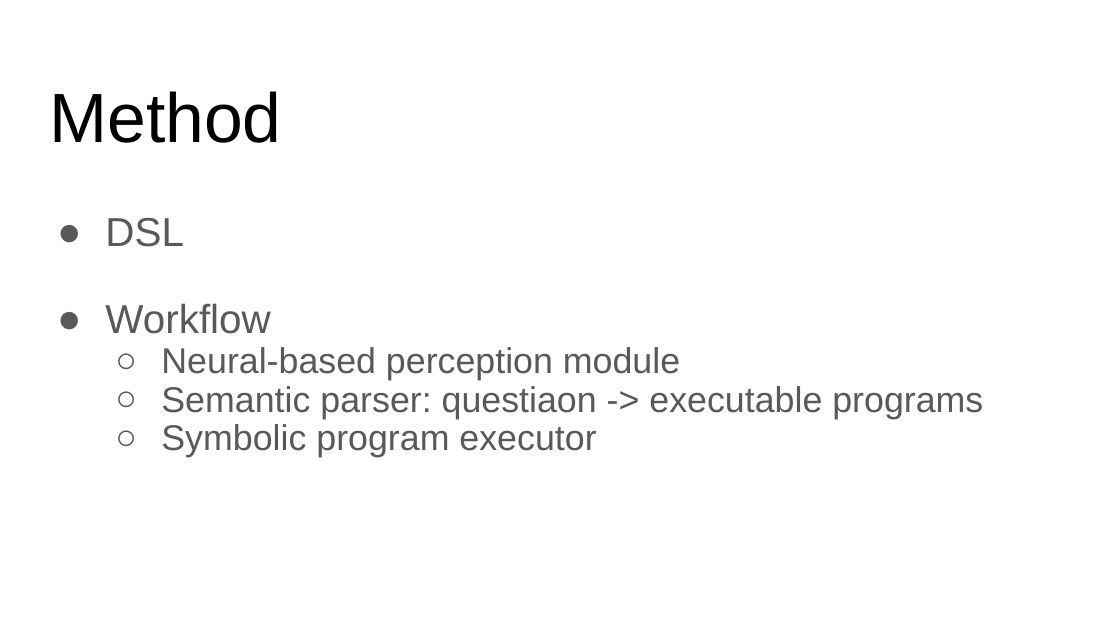
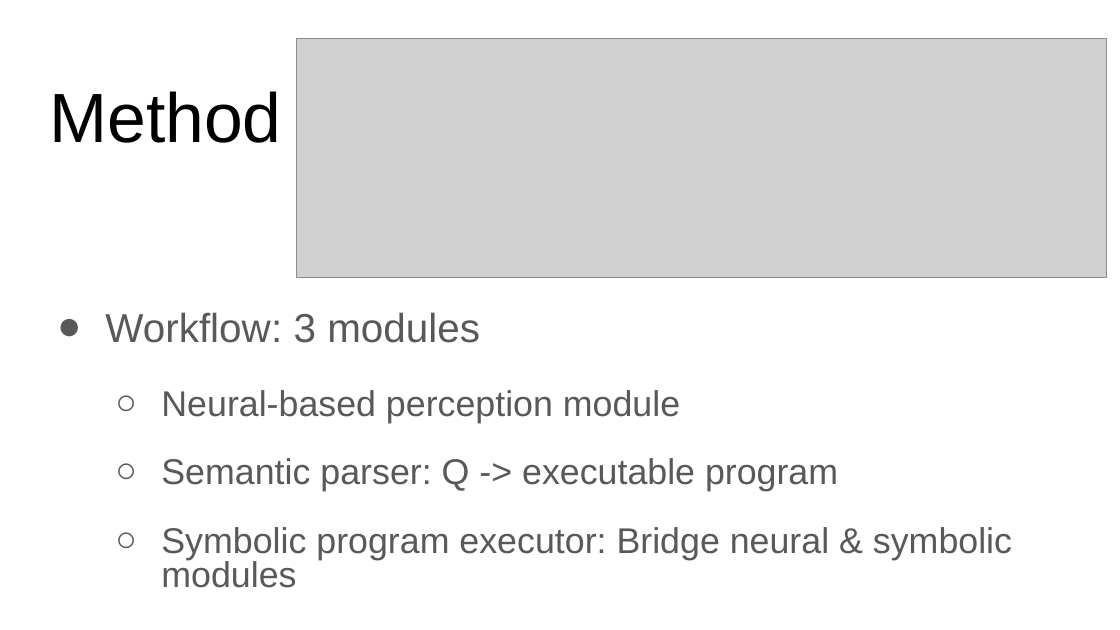
Before and after one commit to paul-tian/ITSEG-System-Engineering, a slide deck: slide 5 of Jiaohong_Yao/1/NS-CL.pptx (slide 4 before the commit). Drawn at 1120x630 pixels with LibreOffice and Linux fonts; fonts in the diff are those of the drawing; grey boxes stand for pictures. Boxes give left, top, right and bottom in pixels: in the first picture for what was removed or moved away, otherwise in the second. Text is boxed around its words. In the diff, an @@ line names an element or a change of style, - is before the commit and + after.

```diff
--- a/Jiaohong_Yao/1/NS-CL.pptx
+++ b/Jiaohong_Yao/1/NS-CL.pptx
@@ picture added at [297, 39, 1108, 278] @@
@@ subtitle "Workflow: 3 modules": place and size @@
-subtitle "Workflow: 3 modules" at [105, 218, 983, 457]
+subtitle "Workflow: 3 modules" at [105, 312, 1012, 588]
@@ subtitle at [105, 312, 480, 343]: text changed @@
-● DSL
-● Workflow
+● Workflow: 3 modules
@@ subtitle at [161, 390, 680, 423]: line spacing 0.9 to 0.8 @@
@@ subtitle at [161, 458, 1012, 588]: text changed @@
-  ○ Semantic parser: questiaon -> executable programs
-  ○ Symbolic program executor
+  ○ Semantic parser: Q -> executable program
+  ○ Symbolic program executor: Bridge neural & symbolic modules
```
Also in this commit, not shown: 5 other slides changed, 22 slides added, 12 slides removed, 1 other file.
